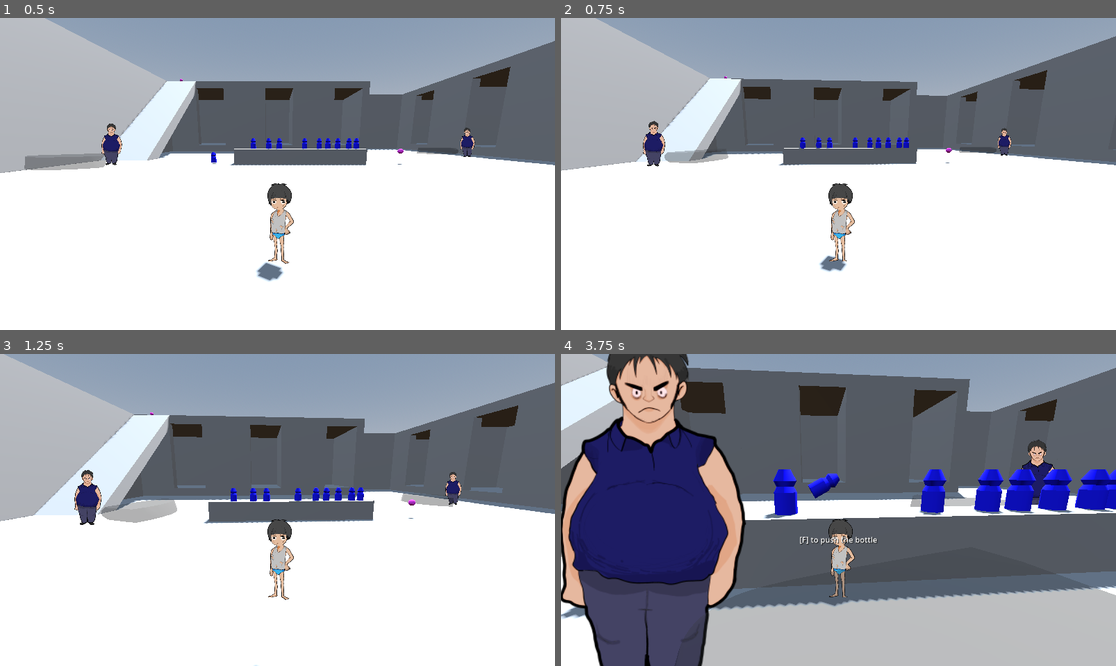
Above: before the commit, frames 1-4 (two rows, left to right).
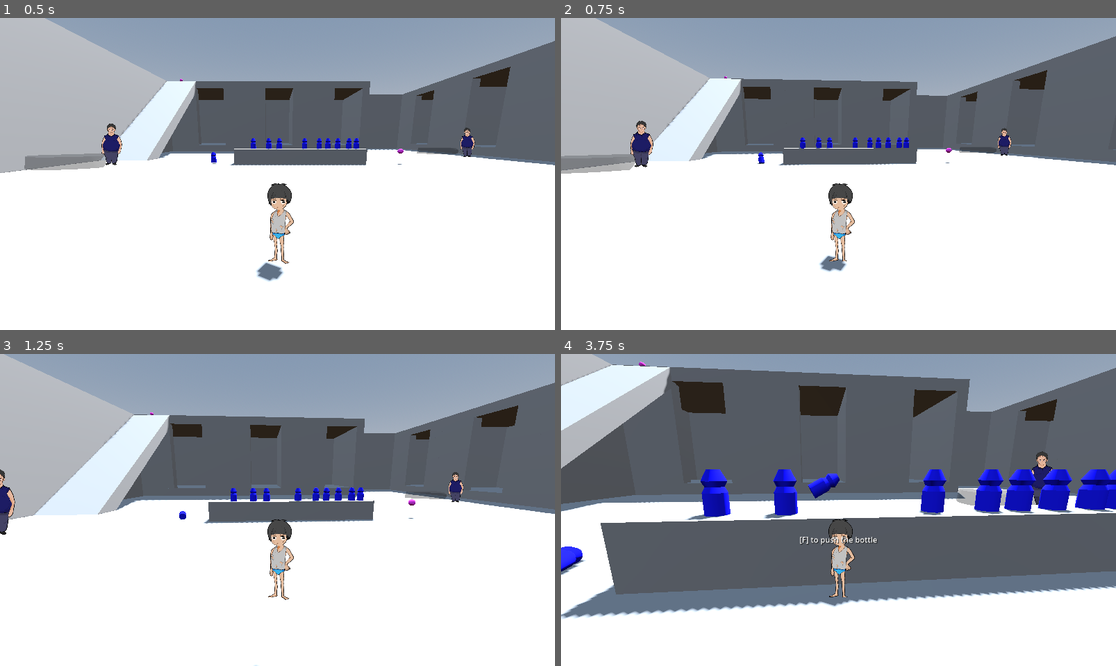
Above: after the commit, the same moments.

Repository: BetterBlood/Smoker_Guy
Game: Godot game, scene res://scenes/Tests/world_prototype.tscn
The game is run twice, just before and just after one commit, with the same random seed, the same clock (stepped at 60 frames per second) and the same inputs. This scene is started directly instead of the project's main scene.
Inputs (mouse positions are in pixels of both pictures, inside the frame that each line leads up to):
- Up to frame 1 (0.5 s): no input
- Up to frame 2 (0.75 s): tap Enter (ui_accept) at 0.5 s; move the mouse to (866, 174) at 0.52 s; hold W (move_forward) from 0.53 s (still down); hold F (Interact) from 0.53 s (still down)
- Up to frame 3 (1.25 s): keep holding W (move_forward); keep holding F (Interact); tap Space (jump) at 0.77 s
- Up to frame 4 (3.75 s): keep holding W (move_forward); move the mouse to (810, 510) at 1.27 s; release F (Interact) at 1.28 s; click (810, 510) at 1.35 s; tap Space (jump) at 1.52, 3.02 s; move the mouse to (849, 503) at 2.02 s; hold F (Interact) 2.03-2.78 s; move the mouse to (832, 516) at 2.77 s; click (832, 516) at 2.85 s; move the mouse to (877, 513) at 3.52 s; hold F (Interact) from 3.53 s (still down)

Frame 1 is identical in both runs. In frame 2, 1.8% of the frame differs, in the area x 0-37%, y 32-50%; in frame 3, 2.0%; in frame 4, 41%, in the area x 0-100%, y 0-100%.

Commit message:
Bottle update

Diff:
--- a/scripts/Interactions/bottle.gd
+++ b/scripts/Interactions/bottle.gd
@@ -6,6 +6,7 @@
 @export var player: Player
 @export var impulse_strength:= 10
 @export var sound_strength:= 50
+var is_thown:= false
 
 var world:Node3D = null
 const sound_emitter = preload("res://scenes/sound_emitter.tscn")
@@ -23,6 +24,7 @@
 		var direction = Vector3(dir_x, 0, dir_z)
 		direction.normalized()
 		apply_impulse(direction * impulse_strength)
+		is_thown = true
 		$DeleteTime.start()
 		world = player.world
 
@@ -32,6 +34,9 @@
 
 
 func _on_area_3d_body_entered(body: Node3D) -> void:
+	if not is_thown:
+		return
+
 	if world == null:
 		world = $".."
 		if world == null:
